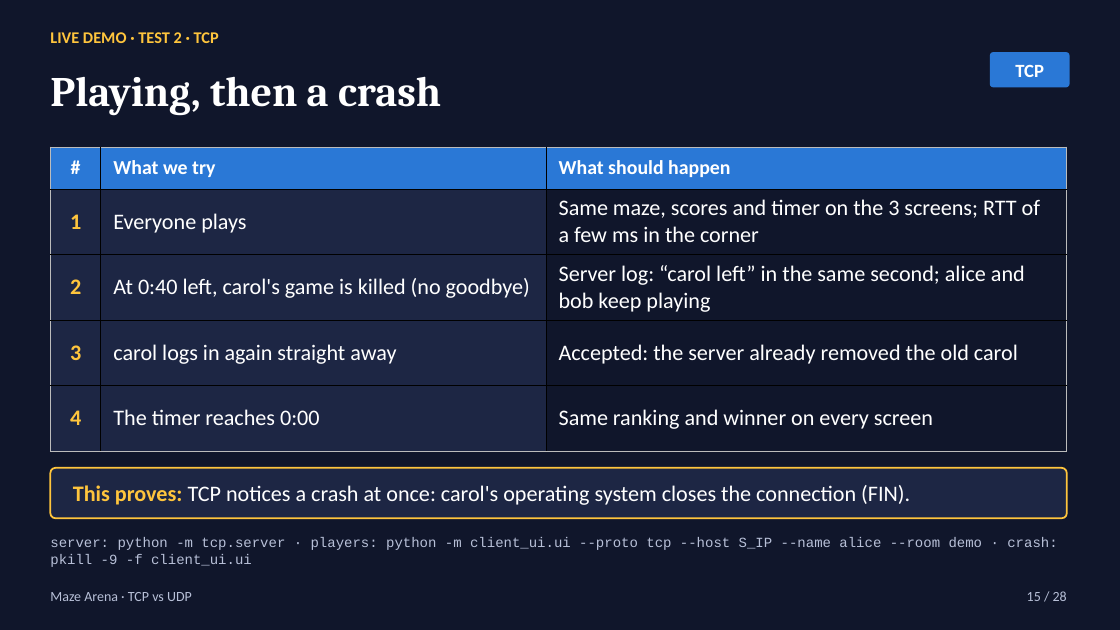
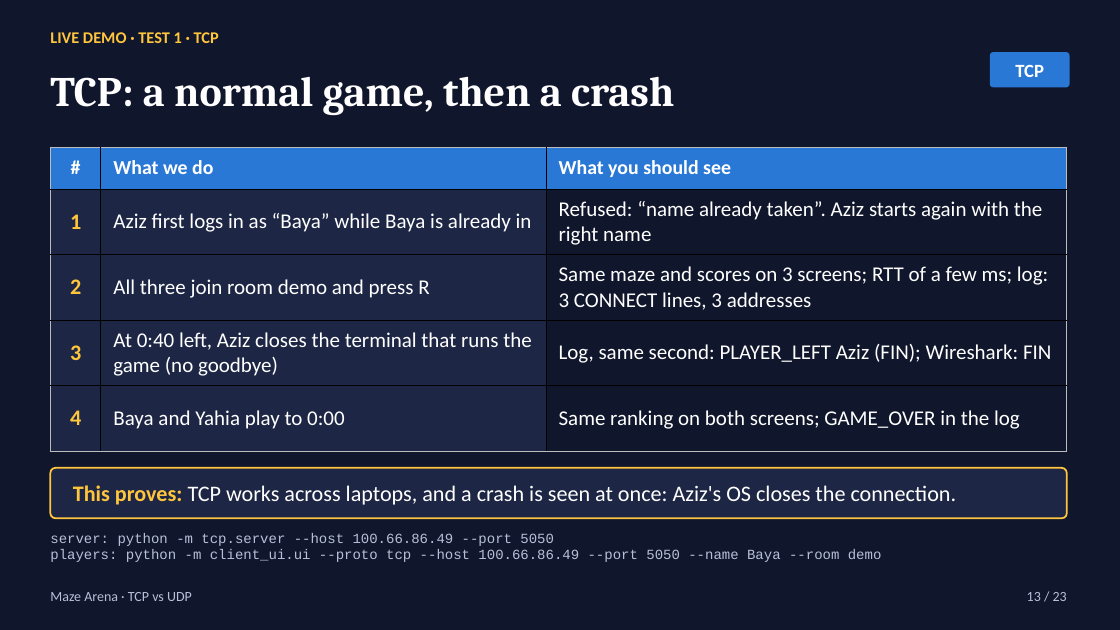
Before and after one commit to bayaCh05/maze-arena, a slide deck: slide 13 of slides/maze_arena_tcp_vs_udp.pptx (slide 15 before the commit). Drawn at 1120x630 pixels with LibreOffice and Linux fonts; fonts in the diff are those of the drawing. Boxes give left, top, right and bottom in pixels: in the first picture for what was removed or moved away, otherwise in the second. Text is boxed around its words. In the diff, an @@ line names an element or a change of style, - is before the commit and + after.

```diff
--- a/slides/maze_arena_tcp_vs_udp.pptx
+++ b/slides/maze_arena_tcp_vs_udp.pptx
@@ text at (50, 32, 219, 43): text changed @@
-LIVE DEMO · TEST 2 · TCP
+LIVE DEMO · TEST 1 · TCP
@@ text at (50, 76, 674, 116): text changed @@
-Playing, then a crash
+TCP: a normal game, then a crash
@@ table at (50, 147, 1067, 451) @@
-row 1, column 2: What we try
+row 1, column 2: What we do
-row 1, column 3: What should happen
+row 1, column 3: What you should see
-row 2, column 2: Everyone plays
+row 2, column 2: Aziz first logs in as “Baya” while Baya is already in
-row 2, column 3: Same maze, scores and timer on the 3 screens; RTT of a few ms in the corner
+row 2, column 3: Refused: “name already taken”. Aziz starts again with the right name
-row 3, column 2: At 0:40 left, carol's game is killed (no goodbye)
+row 3, column 2: All three join room demo and press R
-row 3, column 3: Server log: “carol left” in the same second; alice and bob keep playing
+row 3, column 3: Same maze and scores on 3 screens; RTT of a few ms; log: 3 CONNECT lines, 3 addresses
-row 4, column 2: carol logs in again straight away
+row 4, column 2: At 0:40 left, Aziz closes the terminal that runs the game (no goodbye)
-row 4, column 3: Accepted: the server already removed the old carol
+row 4, column 3: Log, same second: PLAYER_LEFT Aziz (FIN); Wireshark: FIN
-row 5, column 2: The timer reaches 0:00
+row 5, column 2: Baya and Yahia play to 0:00
-row 5, column 3: Same ranking and winner on every screen
+row 5, column 3: Same ranking on both screens; GAME_OVER in the log
@@ text in rounded rectangle at (73, 485, 957, 505): text changed @@
-This proves: TCP notices a crash at once: carol's operating system closes the connection (FIN).
+This proves: TCP works across laptops, and a crash is seen at once: Aziz's OS closes the connection.
@@ text at (50, 533, 882, 562): text changed @@
-server: python -m tcp.server · players: python -m client_ui.ui --proto tcp --host S_IP --name alice --room demo · crash: pkill -9 -f client_ui.ui
+server: python -m tcp.server --host 100.66.86.49 --port 5050
+players: python -m client_ui.ui --proto tcp --host 100.66.86.49 --port 5050 --name Baya --room demo
@@ text at (1027, 592, 1067, 601): text changed @@
-15 / 28
+13 / 23
```
Also in this commit, not shown: 19 other slides changed, 3 slides added, 8 slides removed, 9 other files.
